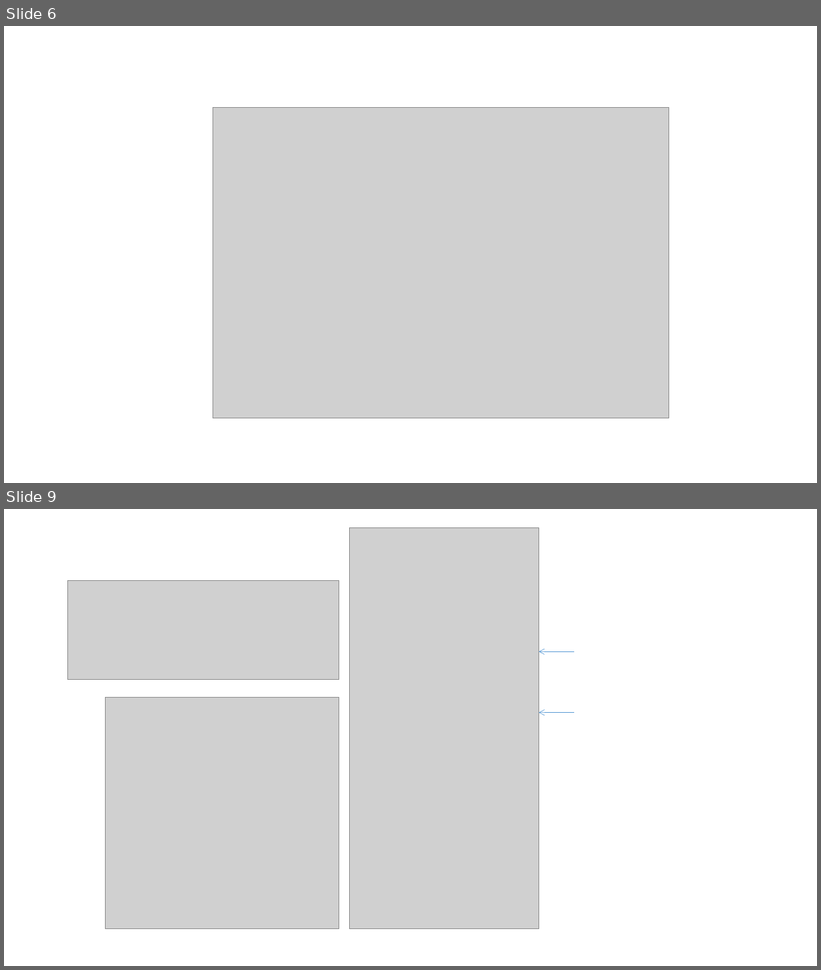
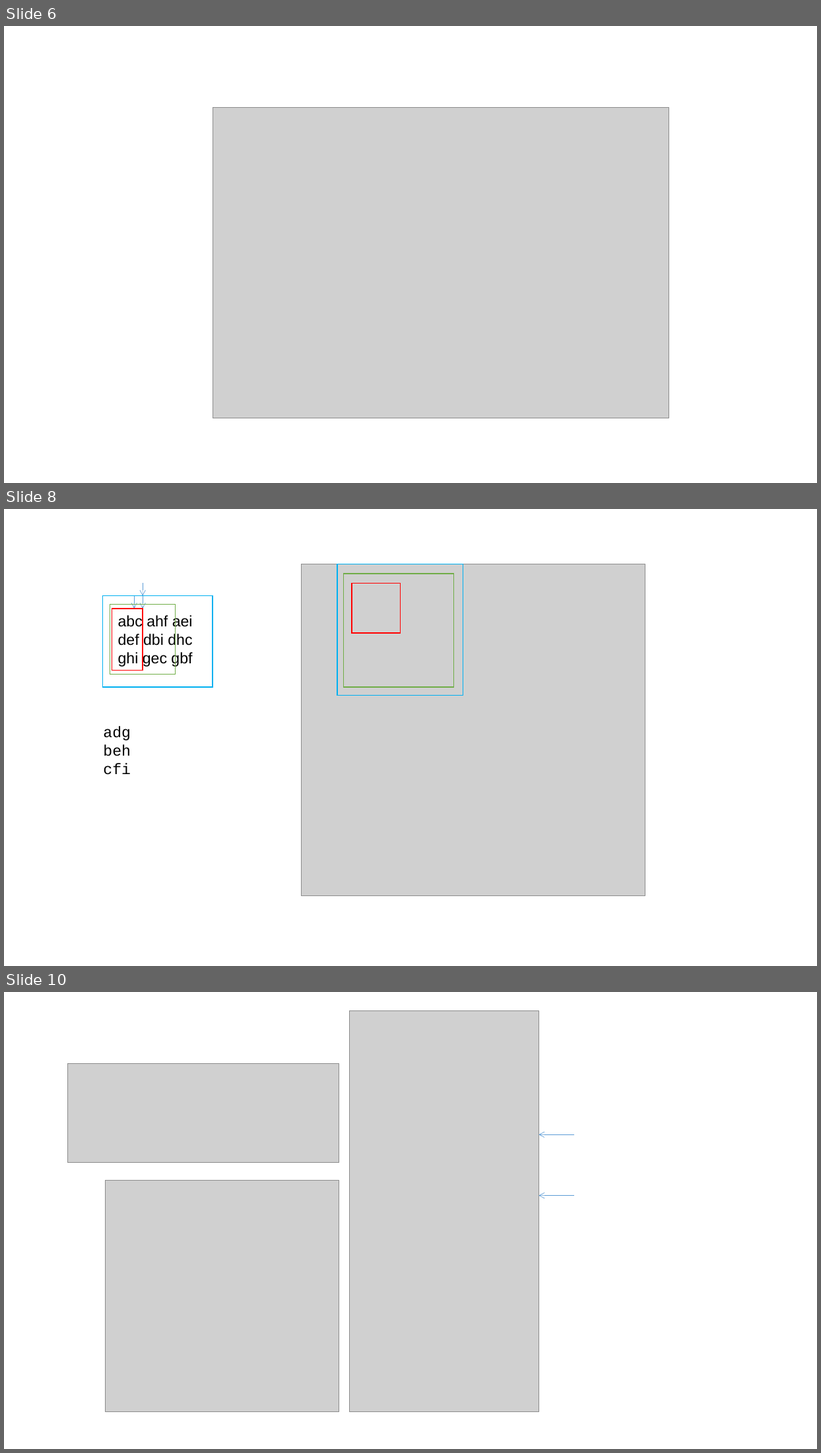
Before and after one commit to Intertangler/covid19_stuff, a slide deck: Presentation1.pptx. Shown one above the other, each under a label of ours: slides 6 and 9 before the commit, slides 6, 8 and 10 after it; the slides between them are not shown. The pictures are 821x970 and 821x1453 pixels, drawn with LibreOffice and Linux fonts; fonts in the diff are those of the drawing; grey boxes stand for pictures. Boxes give left, top, right and bottom in pixels: in the first picture for what was removed or moved away, otherwise in the second. Text is boxed around its words. In the diff, an @@ line names an element or a change of style, - is before the commit and + after.

```diff
--- a/Presentation1.pptx
+++ b/Presentation1.pptx
@@ slide 8 added at box(4, 509, 817, 966), background #FFFFFF @@
@@ picture added at box(301, 564, 645, 896) @@
@@ rectangle added at box(337, 564, 463, 696), outline #00B0F0 1 pt @@
@@ arrow added from (143, 584) to (143, 596), #5B9BD5 0.5 pt @@
@@ rectangle added at box(344, 574, 453, 687), outline #70AD47 1 pt @@
@@ rectangle added at box(352, 584, 401, 634), outline #FF0000 1 pt @@
@@ rectangle added at box(103, 596, 213, 688), outline #00B0F0 1 pt @@
@@ rectangle added at box(110, 604, 176, 674), outline #70AD47 1 pt @@
@@ arrow added from (135, 596) to (135, 609), #5B9BD5 0.5 pt @@
@@ arrow added from (143, 596) to (143, 609), #5B9BD5 0.5 pt @@
@@ rectangle added at box(112, 609, 143, 671), outline #FF0000 1 pt @@
@@ text added at box(118, 615, 193, 667), 18 pt, text #000000 @@
+abc ahf aei
+def dbi dhc
+ghi gec gbf
@@ text added at box(103, 727, 131, 775), 18 pt, text #000000 @@
+adg
+beh
+cfi
@@ what was slide 9 is now slide 10 @@
```
Also in this commit, not shown: 2 slides changed, 2 other slides added, 3 slides removed, 1 other file.
